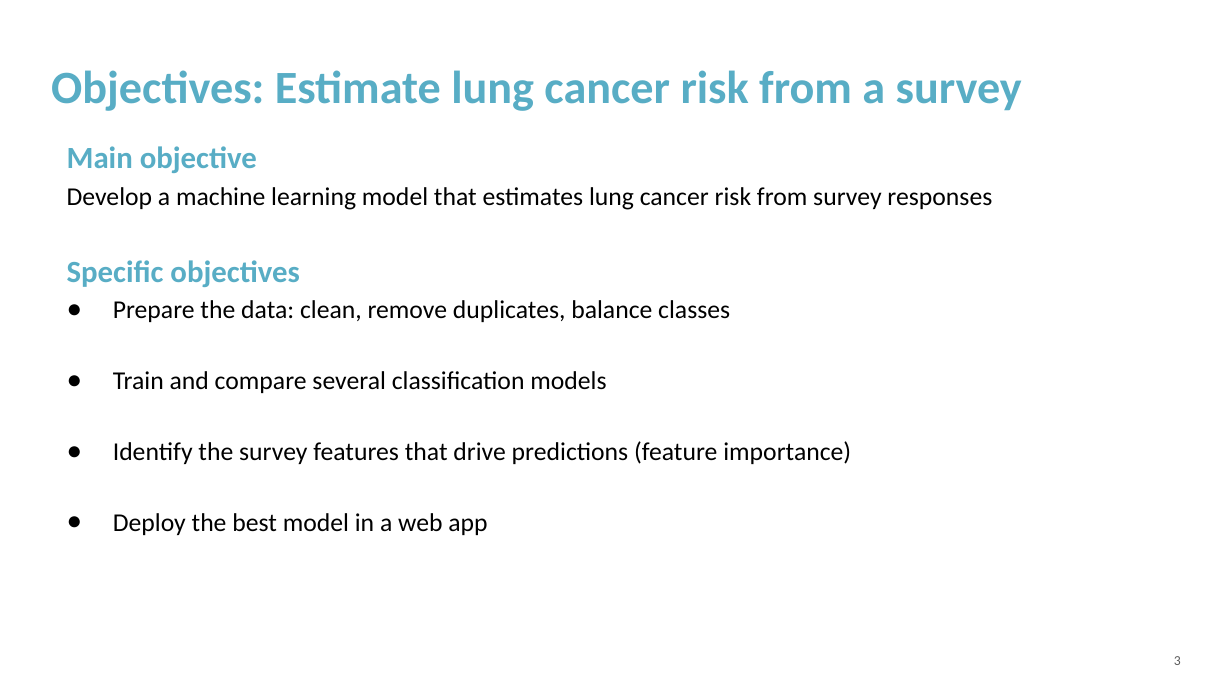
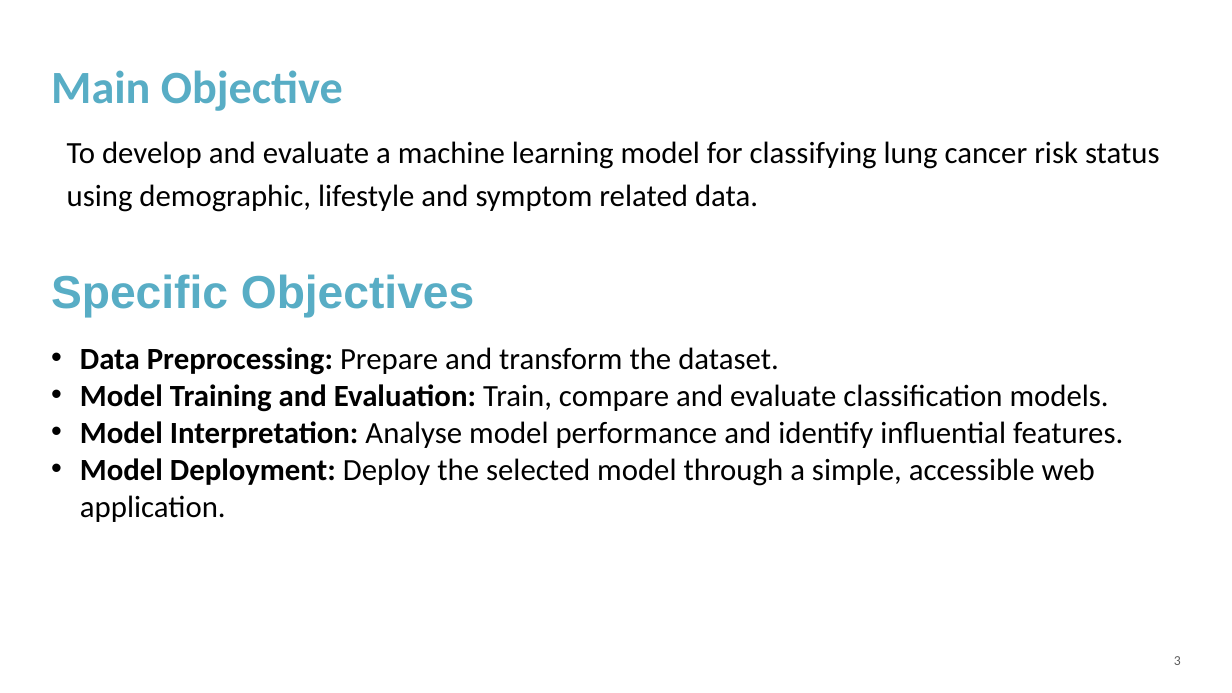
Before and after one commit to KWycliff/lung-cancer-classification, a slide deck: slide 3 of presentation_slides/Wycliff_Kaweesa_final_presentation.pptx. Drawn at 1232x693 pixels with LibreOffice and Linux fonts; fonts in the diff are those of the drawing; background and template pictures are left out. Boxes give left, top, right and bottom in pixels: in the first picture for what was removed or moved away, otherwise in the second. Text is boxed around its words. In the diff, an @@ line names an element or a change of style, - is before the commit and + after.

Commit message:
updated the notebook and application

```diff
--- a/presentation_slides/Wycliff_Kaweesa_final_presentation.pptx
+++ b/presentation_slides/Wycliff_Kaweesa_final_presentation.pptx
@@ title at box(51, 70, 343, 111): text changed @@
-Objectives: Estimate lung cancer risk from a survey
+Main Objective
@@ text at box(67, 141, 1160, 212): text changed; size 20 to 24 pt @@
-Main objective
-Develop a machine learning model that estimates lung cancer risk from survey responses
-Specific objectives
-● Prepare the data: clean, remove duplicates, balance classes
-● Train and compare several classification models
-● Identify the survey features that drive predictions (feature importance)
-● Deploy the best model in a web app
+To develop and evaluate a machine learning model for classifying lung cancer risk status using demographic, lifestyle and symptom related data.
@@ text added at box(51, 274, 474, 318), 36 pt, text #58ADC5, bold @@
+Specific Objectives
@@ text added at box(80, 347, 1123, 522), 24 pt, text #000000 @@
+• Data Preprocessing: Prepare and transform the dataset.
+• Model Training and Evaluation: Train, compare and evaluate classification models.
+• Model Interpretation: Analyse model performance and identify influential features.
+• Model Deployment: Deploy the selected model through a simple, accessible web application.
```
Also in this commit, not shown: 2 other slides changed, 1 slide added, 1 slide removed, 4 other files.
